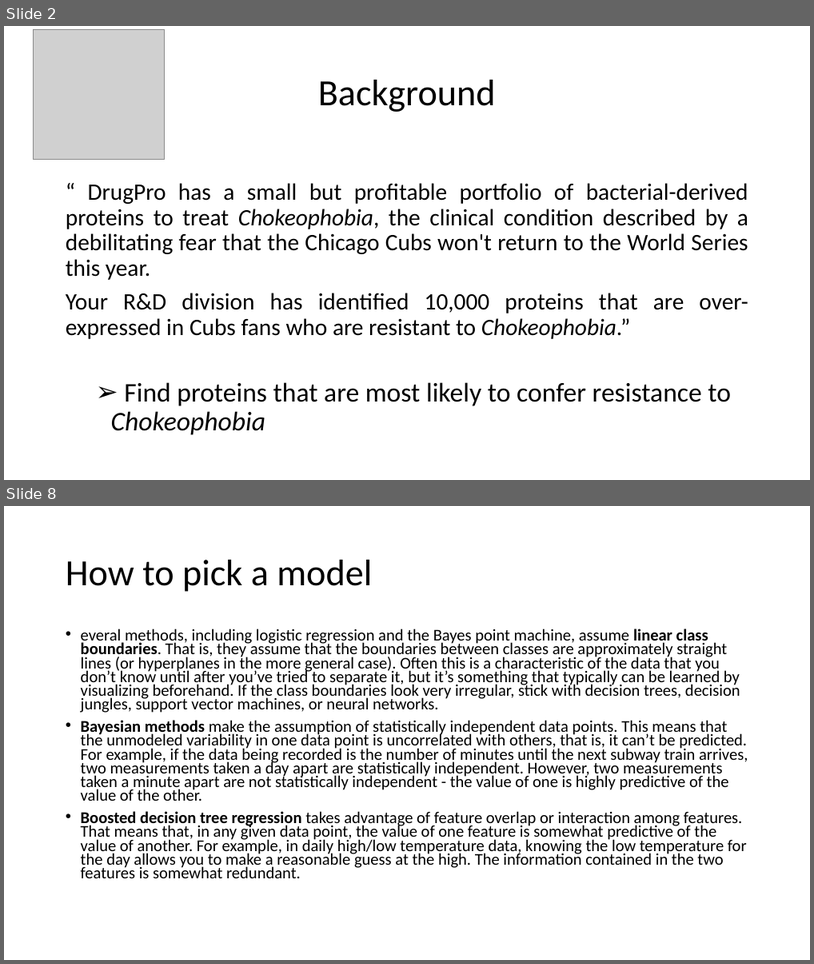
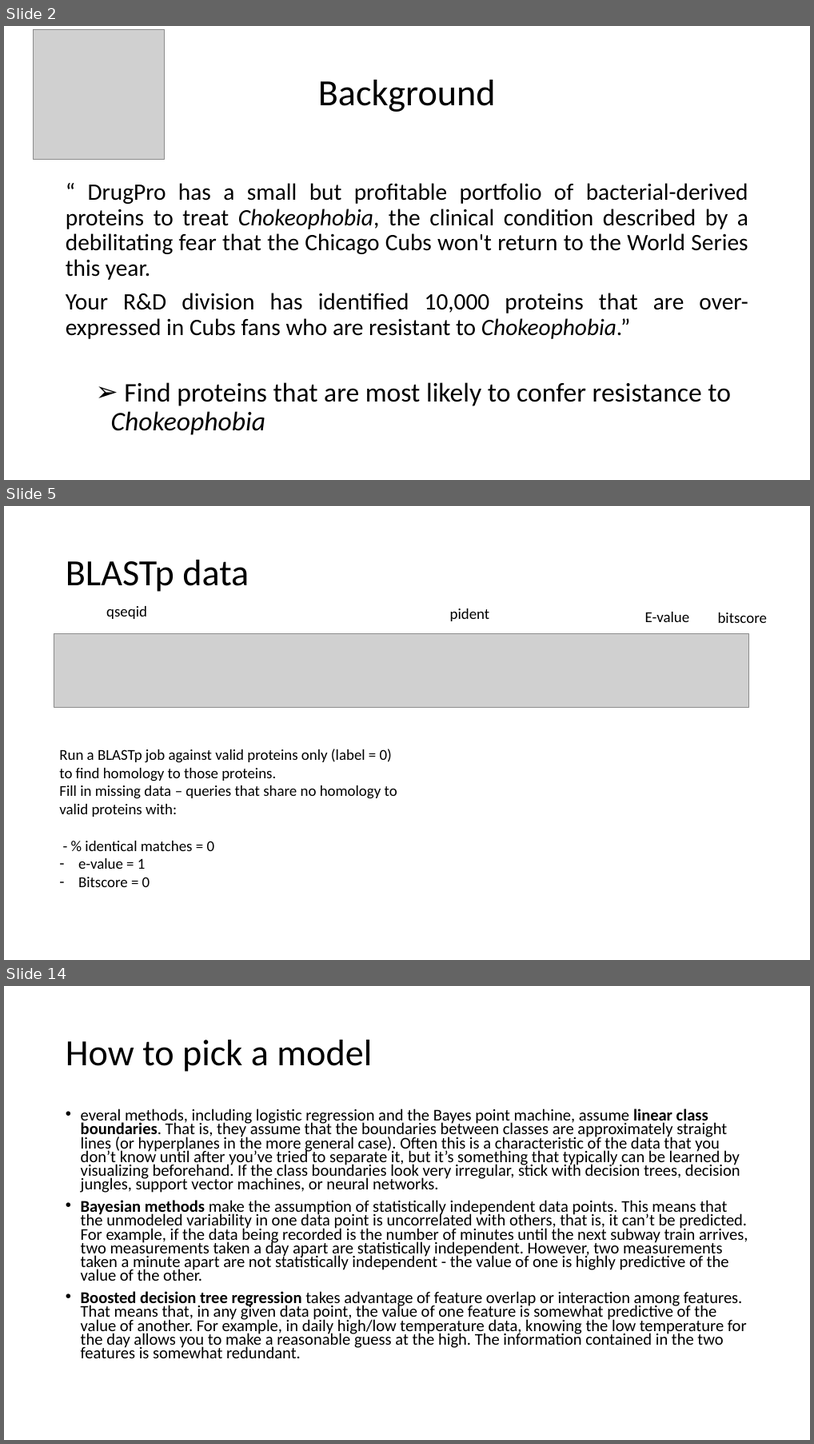
Before and after one commit to JoannaDrx/protein-classification, a slide deck: drugpro-jd.pptx. Shown one above the other, each under a label of ours: slides 2 and 8 before the commit, slides 2, 5 and 14 after it; the slides between them are not shown. The pictures are 814x964 and 814x1444 pixels, drawn with LibreOffice and Linux fonts; fonts in the diff are those of the drawing; grey boxes stand for pictures. Boxes give left, top, right and bottom in pixels: in the first picture for what was removed or moved away, otherwise in the second. Text is boxed around its words. In the diff, an @@ line names an element or a change of style, - is before the commit and + after.

```diff
--- a/drugpro-jd.pptx
+++ b/drugpro-jd.pptx
@@ slide 5 added at bbox=[4, 506, 810, 960], background #FFFFFF @@
@@ title added at bbox=[66, 560, 249, 592], 44 pt, text #000000 @@
+BLASTp data
@@ text added at bbox=[106, 606, 147, 619], 18 pt, text #000000 @@
+qseqid
@@ text added at bbox=[450, 608, 490, 621], 18 pt, text #000000 @@
+pident
@@ text added at bbox=[646, 612, 690, 622], 18 pt, text #000000 @@
+E-value
@@ text added at bbox=[718, 612, 767, 623], 18 pt, text #000000 @@
+bitscore
@@ picture added at bbox=[54, 634, 750, 707] @@
@@ text added at bbox=[59, 748, 398, 887], 18 pt, text #000000 @@
+Run a BLASTp job against valid proteins only (label = 0) to find homology to those proteins.
+Fill in missing data – queries that share no homology to valid proteins with:
+- % identical matches = 0
+– e-value = 1
+– Bitscore = 0
@@ what was slide 8 is now slide 14 @@
```
Also in this commit, not shown: 4 slides changed, 9 other slides added, 7 slides removed, 10 other files.
